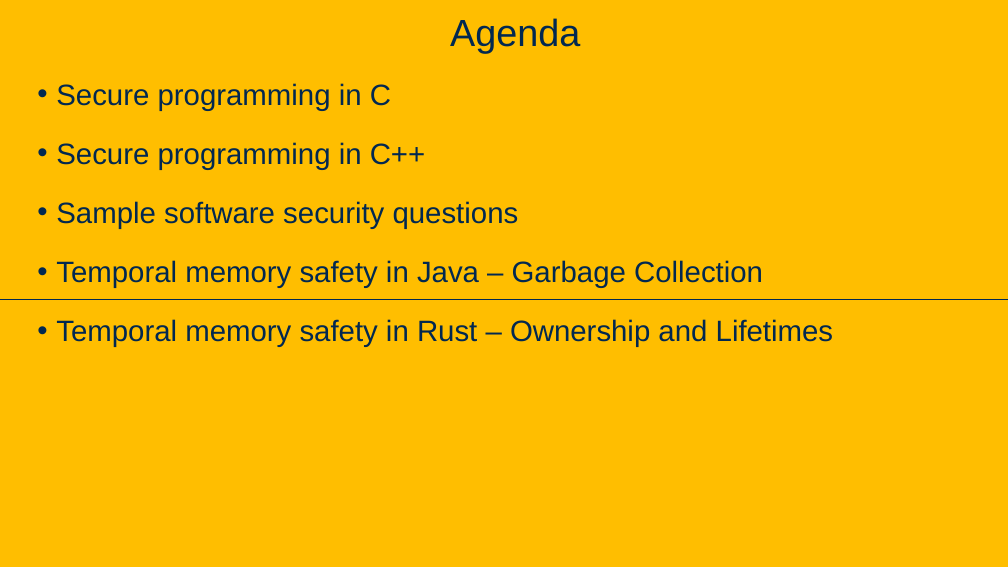
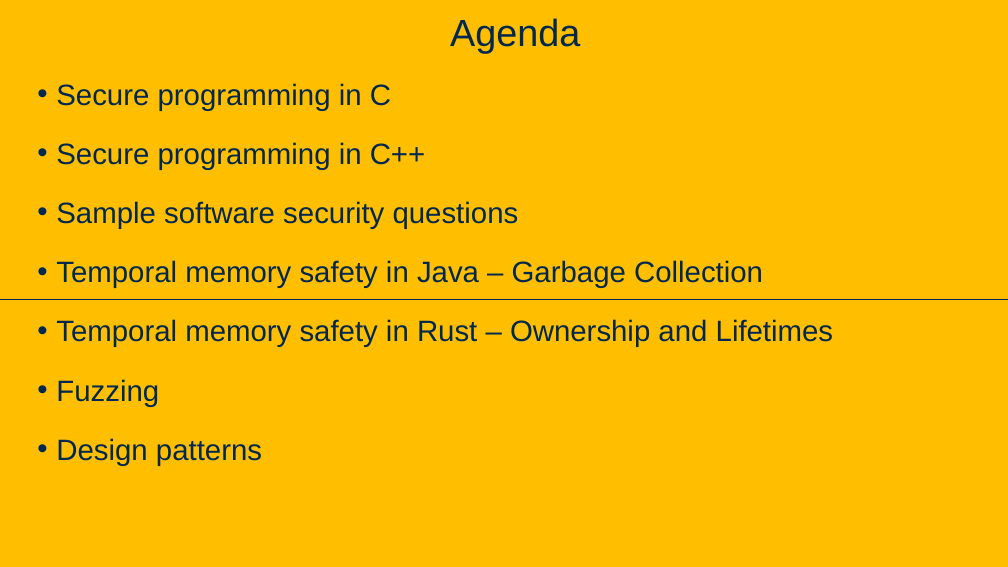
Before and after one commit to davsec-teaching/ecs160-f25, a slide deck: slide 105 of slides/9_software_security.pptx (slide 104 before the commit). Drawn at 1008x567 pixels with LibreOffice and Linux fonts; fonts in the diff are those of the drawing; background and template pictures are left out. Boxes give left, top, right and bottom in pixels: in the first picture for what was removed or moved away, otherwise in the second. Text is boxed around its words. In the diff, an @@ line names an element or a change of style, - is before the commit and + after.

Commit message:
update slides

```diff
--- a/slides/9_software_security.pptx
+++ b/slides/9_software_security.pptx
@@ text at [56, 379, 262, 466]: paragraphs added @@
+• Fuzzing
+• Design patterns
```
Also in this commit, not shown: 2 other slides changed, 1 slide added.
